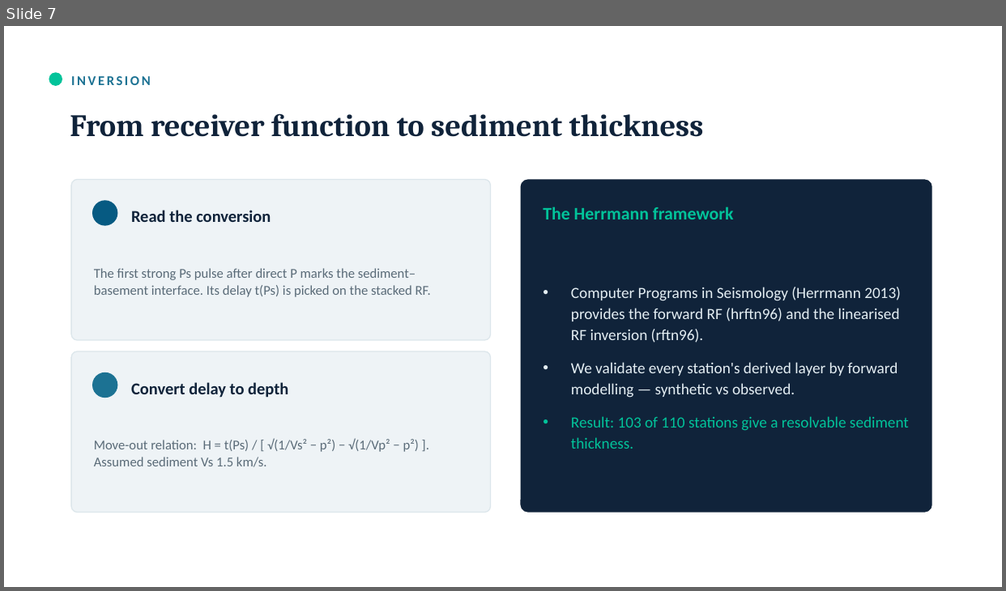
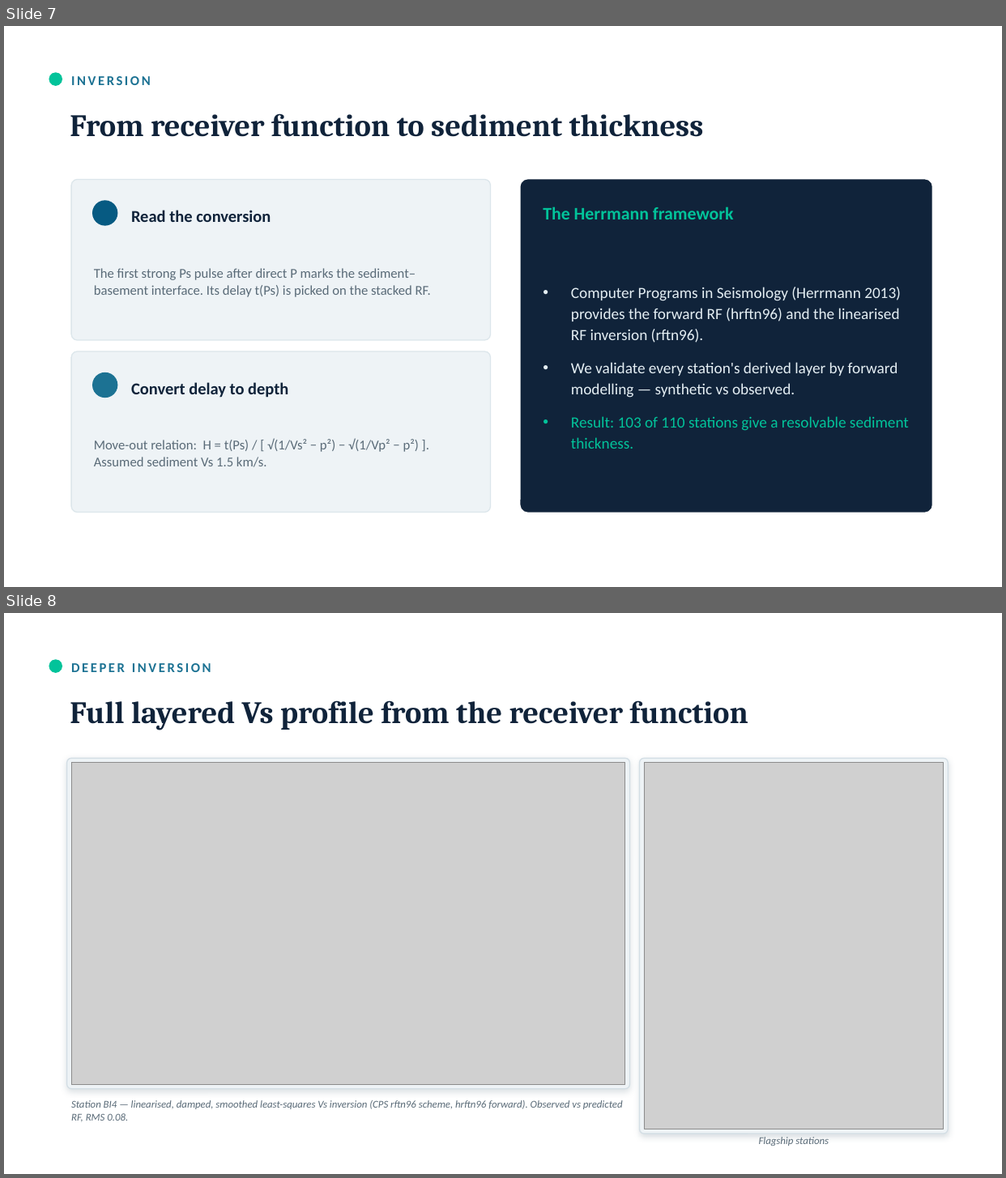
Before and after one commit to maswiet/fbt-gravity-seismicity, a slide deck: pitch_rf_gravity/RF_Gravity_CentralJava_keynote.pptx. Shown one above the other, each under a label of ours: slide 7 before the commit, slides 7 and 8 after it. The pictures are 1006x591 and 1006x1178 pixels, drawn with LibreOffice and Linux fonts; fonts in the diff are those of the drawing; grey boxes stand for pictures. Boxes give left, top, right and bottom in pixels: in the first picture for what was removed or moved away, otherwise in the second. Text is boxed around its words. In the diff, an @@ line names an element or a change of style, - is before the commit and + after.

```diff
--- a/pitch_rf_gravity/RF_Gravity_CentralJava_keynote.pptx
+++ b/pitch_rf_gravity/RF_Gravity_CentralJava_keynote.pptx
@@ slide 8 added at bbox=[4, 613, 1002, 1174], background #FFFFFF @@
@@ ellipse added at bbox=[49, 659, 62, 673], fill #02C39A @@
@@ text added at bbox=[71, 663, 211, 672], 13 pt, text #1C7293, bold @@
+DEEPER INVERSION
@@ text added at bbox=[70, 700, 748, 730], 30 pt, text #10233A, bold @@
+Full layered Vs profile from the receiver function
@@ rounded rectangle added at bbox=[67, 758, 630, 1089], fill #EEF3F6, outline #D3DEE5 1 pt @@
@@ rounded rectangle added at bbox=[640, 758, 948, 1134], fill #EEF3F6, outline #D3DEE5 1 pt @@
@@ picture added at bbox=[71, 763, 625, 1084] @@
@@ picture added at bbox=[644, 763, 944, 1130] @@
@@ text added at bbox=[71, 1101, 623, 1122], 10 pt, text #5A6B78, italic @@
+Station BI4 — linearised, damped, smoothed least-squares Vs inversion (CPS rftn96 scheme, hrftn96 forward). Observed vs predicted RF, RMS 0.08.
@@ text added at bbox=[759, 1137, 829, 1146], 10 pt, text #5A6B78, italic @@
+Flagship stations
```
Also in this commit, not shown: 12 other files.
